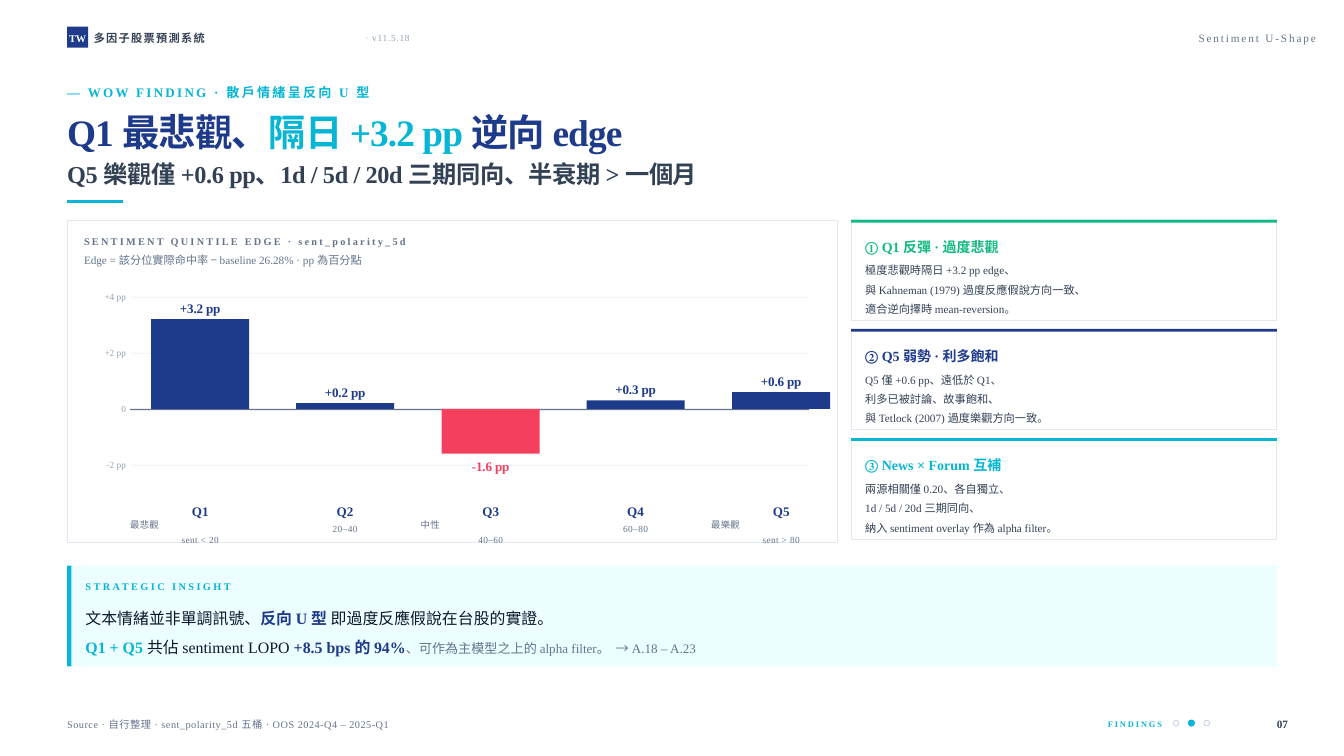
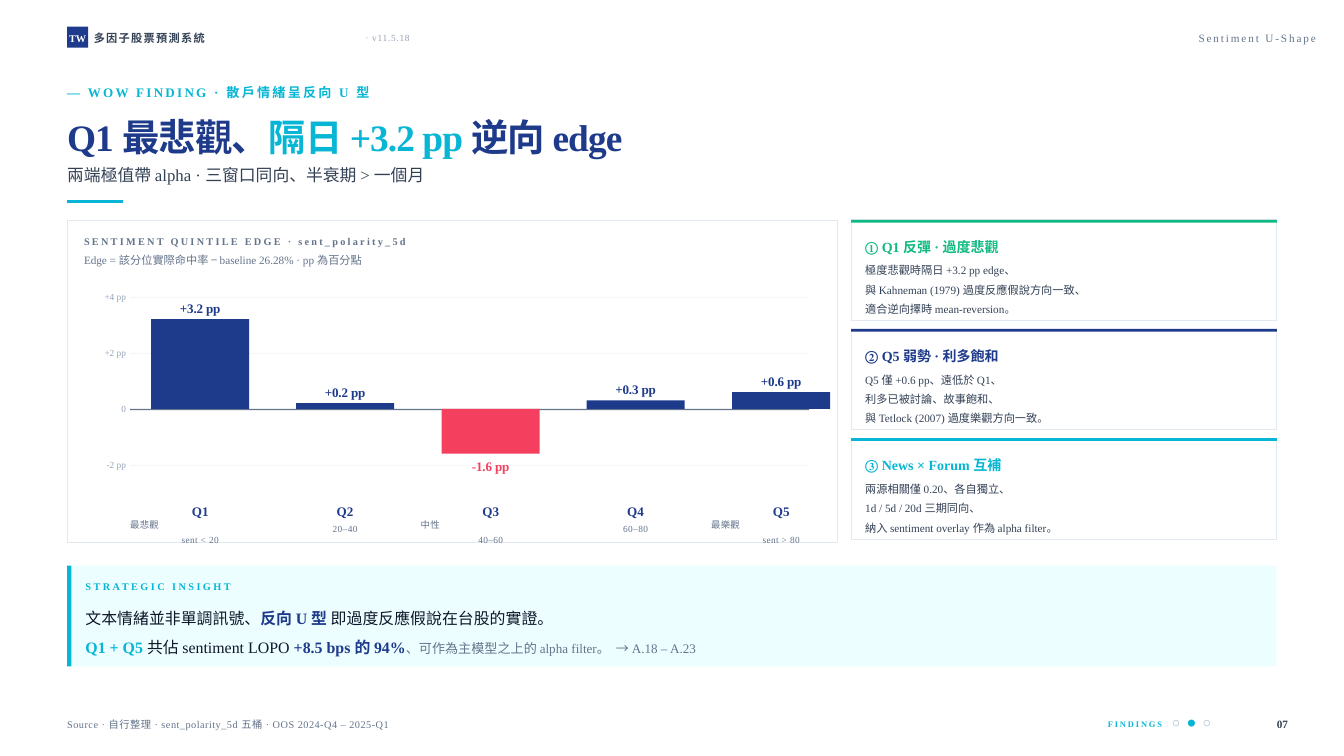
Before and after one commit to andychen050229-cell/taiwan-stock-multifactor, a slide deck: slide 7 of 台股多因子預測系統_v11.5.18_課堂簡報.pptx. Drawn at 1344x756 pixels with LibreOffice and Linux fonts; fonts in the diff are those of the drawing. Boxes give left, top, right and bottom in pixels: in the first picture for what was removed or moved away, otherwise in the second. Text is boxed around its words. In the diff, an @@ line names an element or a change of style, - is before the commit and + after.

```diff
--- a/台股多因子預測系統_v11.5.18_課堂簡報.pptx
+++ b/台股多因子預測系統_v11.5.18_課堂簡報.pptx
@@ text at (67,119,623,185): text changed; size 26 to 18 pt; bold off @@
-Q1 最悲觀、隔日 +3.2 pp 逆向 edge
-Q5 樂觀僅 +0.6 pp、1d / 5d / 20d 三期同向、半衰期 > 一個月
+Q1 最悲觀、隔日 +3.2 pp 逆向 edge
+兩端極值帶 alpha · 三窗口同向、半衰期 > 一個月
```
Also in this commit, not shown: 6 other slides changed, 9 other files.
